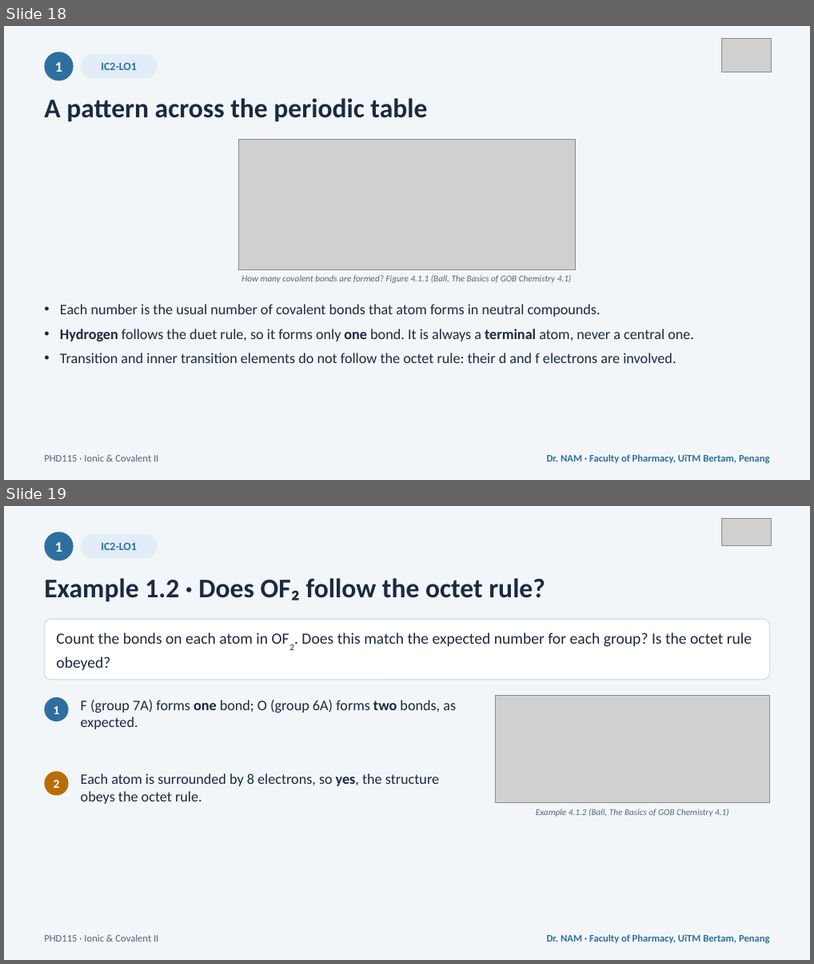
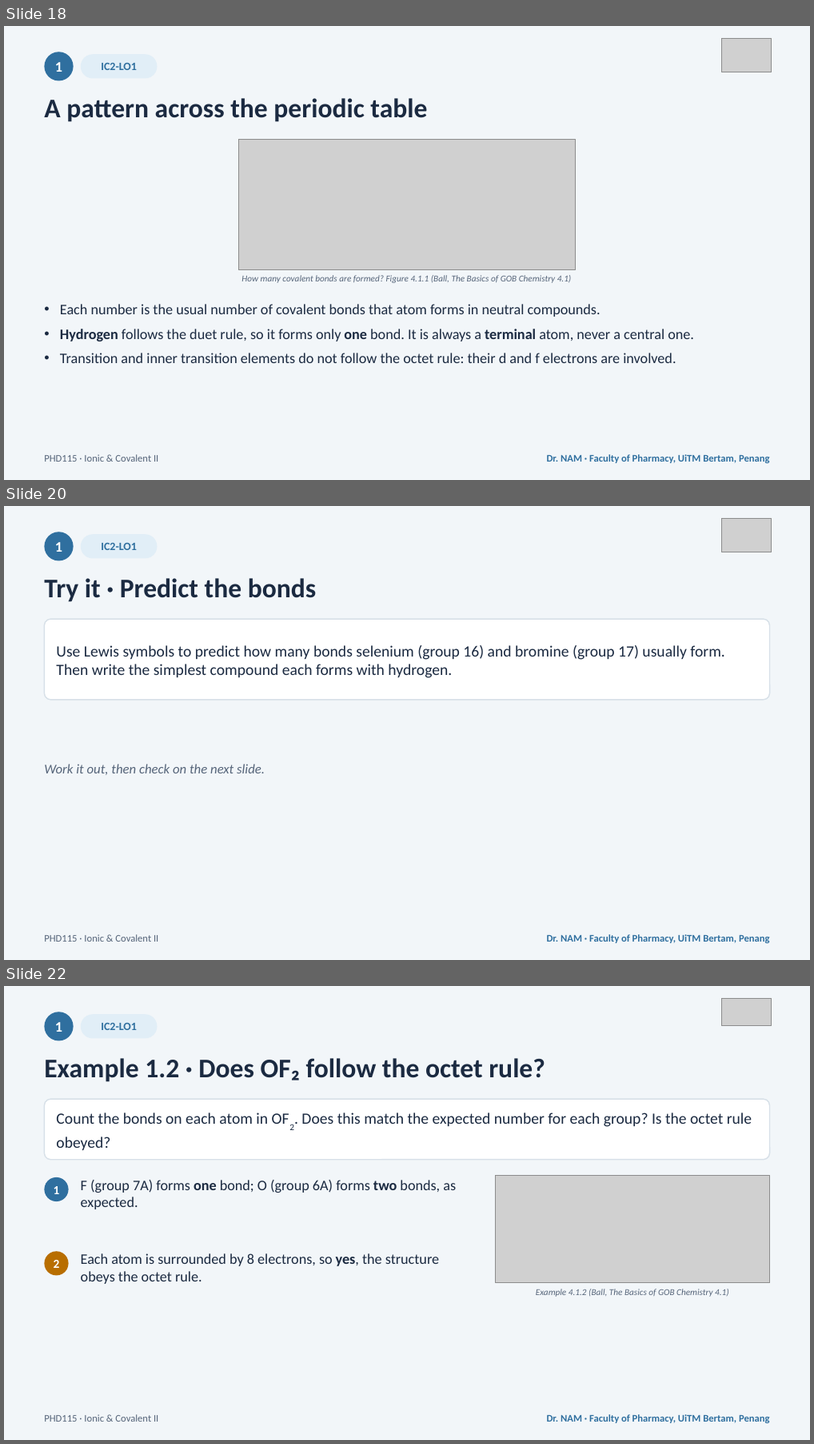
Before and after one commit to DrEnoun/phd115-nam, a slide deck: downloads/PHD115_IonicCovalent2_Slides.pptx. Shown one above the other, each under a label of ours: slides 18 and 19 before the commit, slides 18, 20 and 22 after it; the slides between them are not shown. The pictures are 814x964 and 814x1444 pixels, drawn with LibreOffice and Linux fonts; fonts in the diff are those of the drawing; grey boxes stand for pictures. Boxes give left, top, right and bottom in pixels: in the first picture for what was removed or moved away, otherwise in the second. Text is boxed around its words. In the diff, an @@ line names an element or a change of style, - is before the commit and + after.

```diff
--- a/downloads/PHD115_IonicCovalent2_Slides.pptx
+++ b/downloads/PHD115_IonicCovalent2_Slides.pptx
@@ slide 20 added at (x1=4, y1=506, x2=810, y2=960), background #F2F6F9 @@
@@ picture added at (x1=722, y1=518, x2=772, y2=552) @@
@@ ellipse added at (x1=44, y1=532, x2=74, y2=561), fill #2F6F9F @@
@@ text added at (x1=55, y1=542, x2=62, y2=552), 13 pt, text #FFFFFF, bold @@
+1
@@ rounded rectangle added at (x1=81, y1=534, x2=158, y2=559), fill #E1EEF7 @@
@@ text added at (x1=101, y1=543, x2=137, y2=550), 10 pt, text #2F6F9F, bold @@
+IC2-LO1
@@ text added at (x1=44, y1=578, x2=316, y2=602), 24 pt, text #1B2A41, bold @@
+Try it · Predict the bonds
@@ rounded rectangle added at (x1=44, y1=619, x2=770, y2=700), fill #FFFFFF, outline #D7E0E8 1 pt @@
@@ text added at (x1=56, y1=645, x2=725, y2=678), 14 pt, text #1B2A41 @@
+Use Lewis symbols to predict how many bonds selenium (group 16) and bromine (group 17) usually form. Then write the simplest compound each forms with hydrogen.
@@ text added at (x1=44, y1=764, x2=265, y2=775), 12 pt, text #56657A, italic @@
+Work it out, then check on the next slide.
@@ text added at (x1=44, y1=934, x2=158, y2=941), 9 pt, text #56657A @@
+PHD115 · Ionic & Covalent II
@@ text added at (x1=547, y1=934, x2=770, y2=943), 9 pt, text #2F6F9F, bold @@
+Dr. NAM · Faculty of Pharmacy, UiTM Bertam, Penang
@@ what was slide 19 is now slide 22 @@
```
Also in this commit, not shown: 1 slide changed, 3 other slides added, 1 other file.
